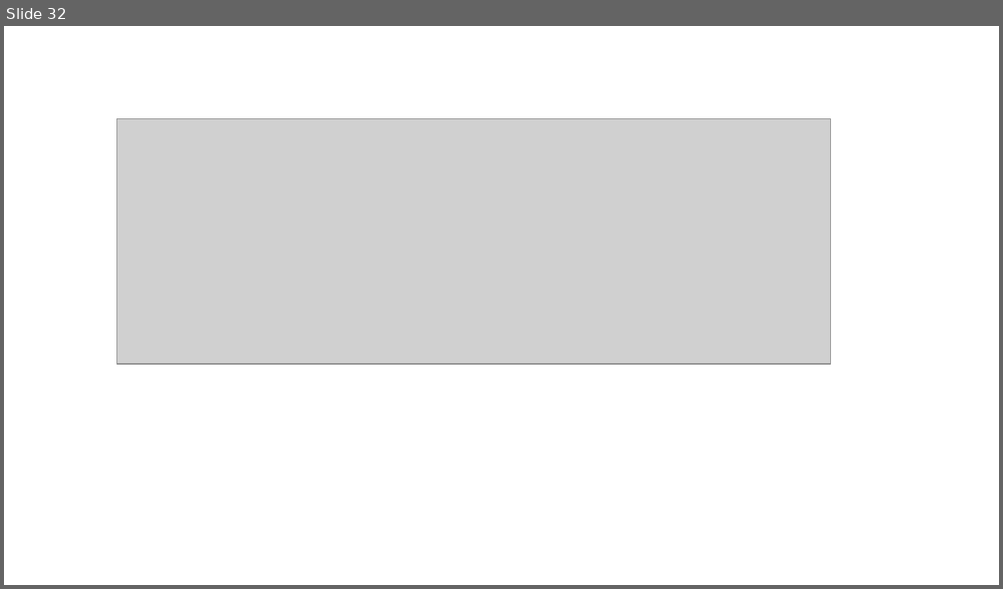
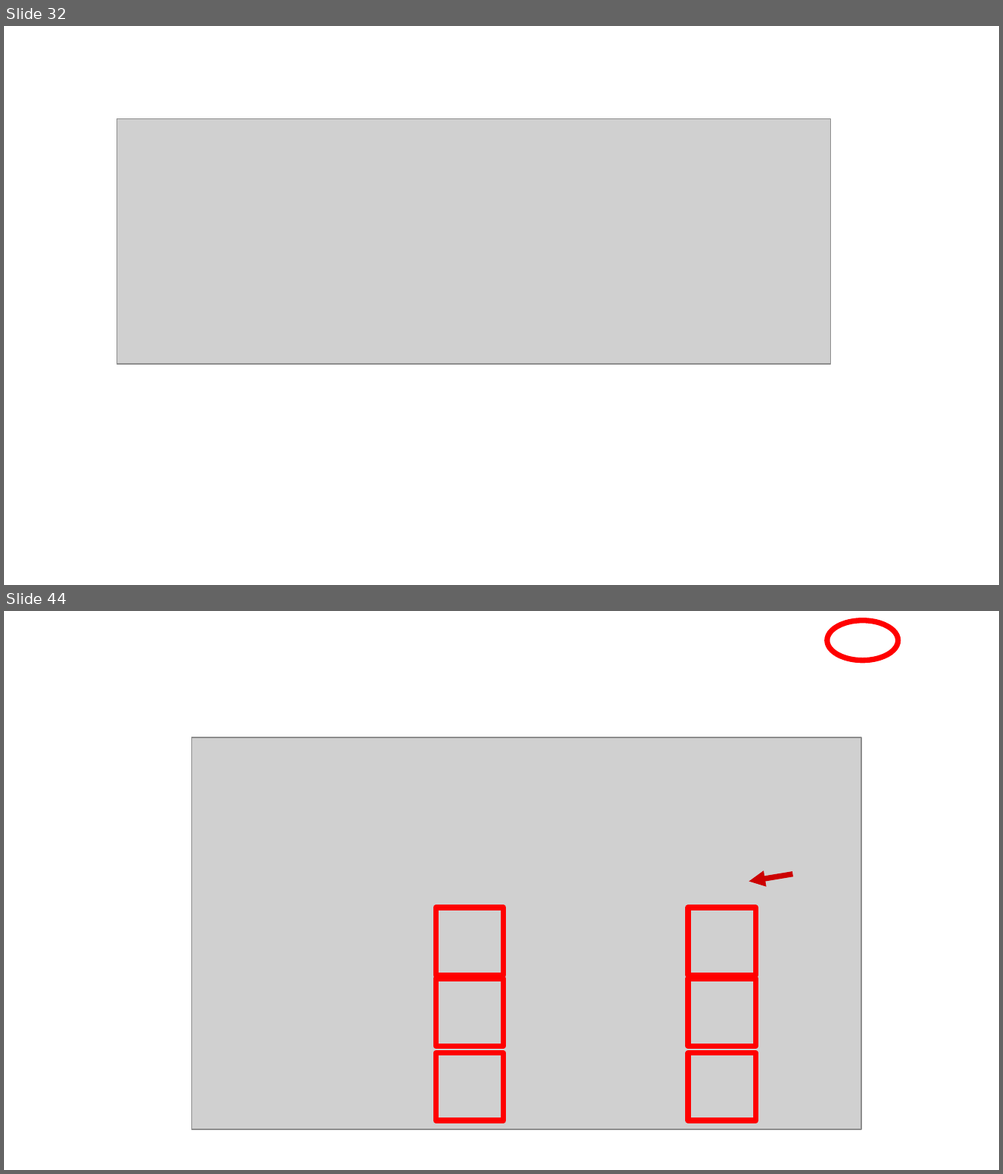
Before and after one commit to mbcladwell/ln7, a slide deck: ppt/lnwbootstrap.odp. Shown one above the other, each under a label of ours: slide 32 before the commit, slides 32 and 44 after it; the slides between them are not shown. The pictures are 1003x589 and 1003x1174 pixels, drawn with LibreOffice and Linux fonts; fonts in the diff are those of the drawing; grey boxes stand for pictures. Boxes give left, top, right and bottom in pixels: in the first picture for what was removed or moved away, otherwise in the second. Text is boxed around its words. In the diff, an @@ line names an element or a change of style, - is before the commit and + after.

```diff
--- a/ppt/lnwbootstrap.odp
+++ b/ppt/lnwbootstrap.odp
@@ slide 44 added at [4, 611, 999, 1170], background #FFFFFF @@
@@ ellipse added at [827, 620, 899, 660], outline #FF0000 4.31 pt @@
@@ picture added at [192, 738, 862, 1130] @@
@@ arrow added from (793, 874) to (748, 882), #CC0000 4.31 pt @@
@@ rectangle added at [435, 908, 503, 976], outline #FF0000 4.31 pt @@
@@ rectangle added at [688, 908, 756, 976], outline #FF0000 4.31 pt @@
@@ rectangle added at [435, 980, 503, 1047], outline #FF0000 4.31 pt @@
@@ rectangle added at [688, 980, 756, 1047], outline #FF0000 4.31 pt @@
@@ rectangle added at [435, 1054, 503, 1121], outline #FF0000 4.31 pt @@
@@ rectangle added at [688, 1054, 756, 1121], outline #FF0000 4.31 pt @@
```
Also in this commit, not shown: 13 other slides added, 2 slides removed, 20 other files.
